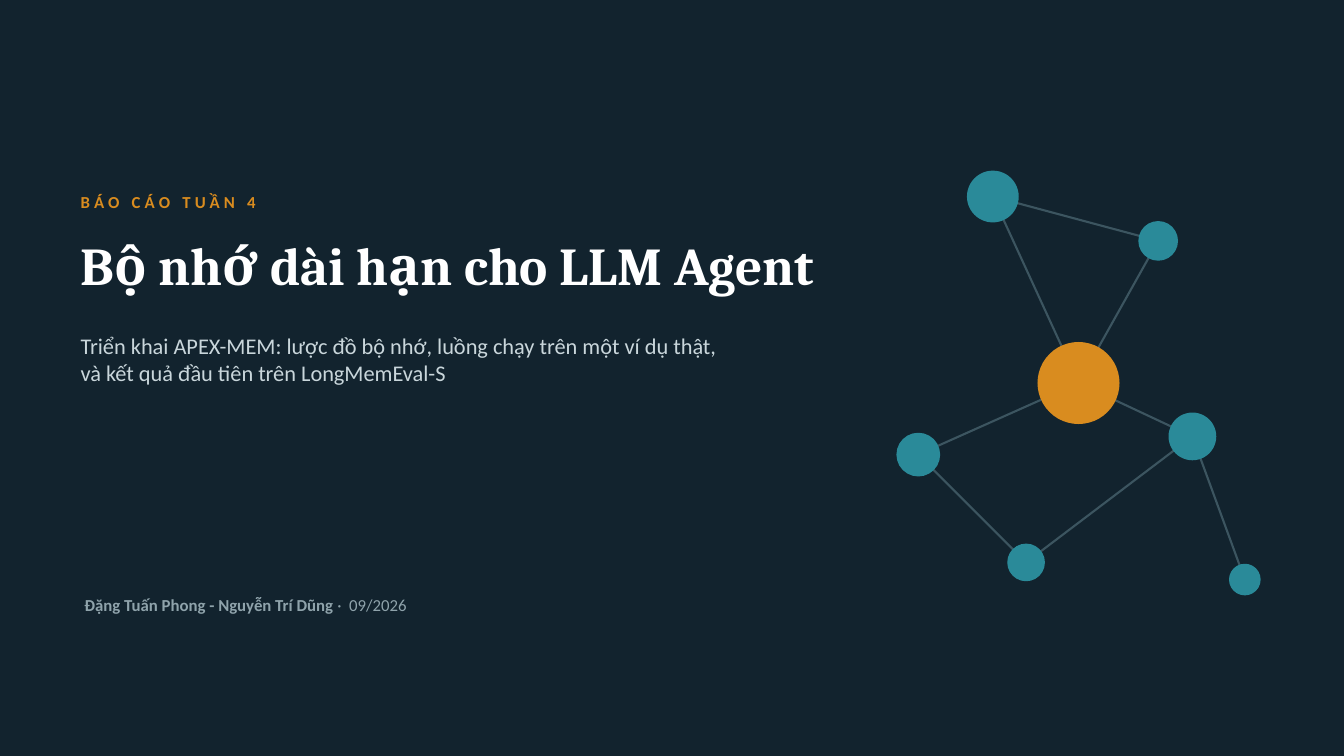
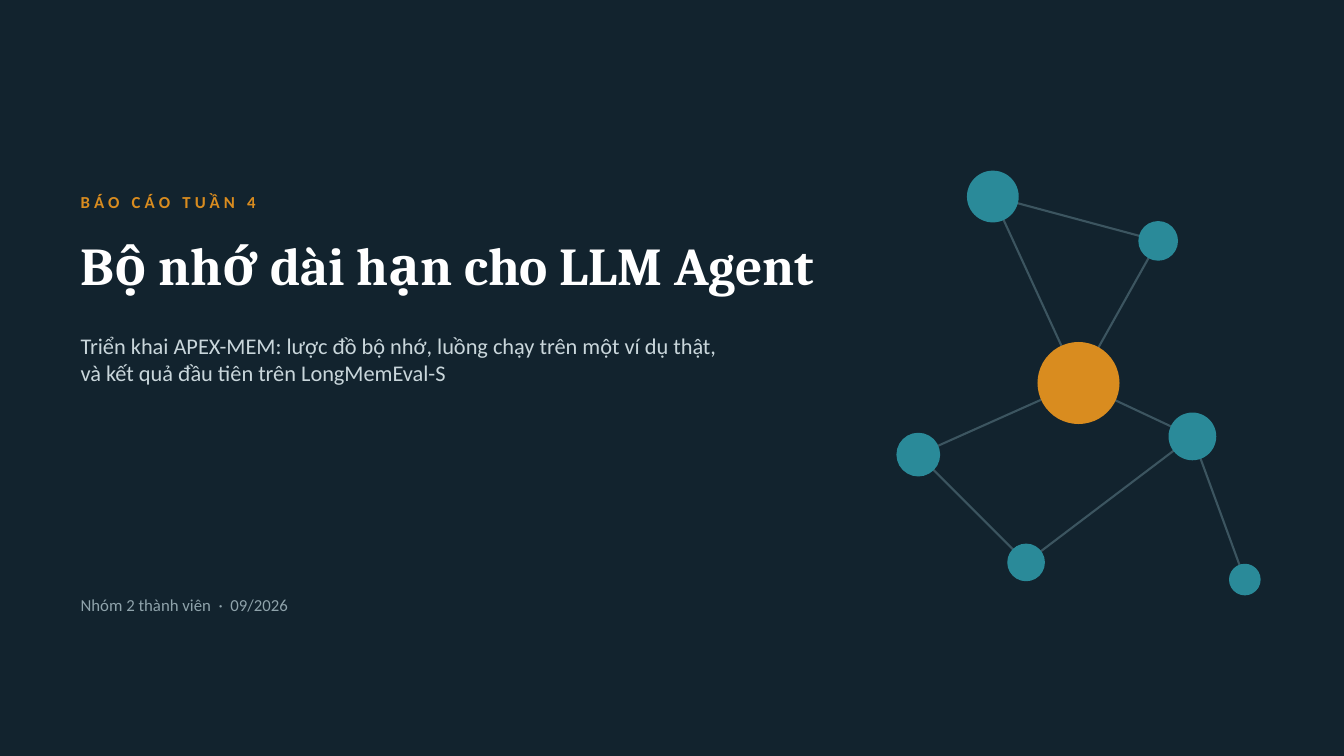
Before and after one commit to Phongdzfk/Samsung-Agent, a slide deck: slide 1 of Tuan 4/bao-cao-tuan4-apexmem.pptx. Drawn at 1344x756 pixels with LibreOffice and Linux fonts; fonts in the diff are those of the drawing. Boxes give left, top, right and bottom in pixels: in the first picture for what was removed or moved away, otherwise in the second. Text is boxed around its words. In the diff, an @@ line names an element or a change of style, - is before the commit and + after.

```diff
--- a/Tuan 4/bao-cao-tuan4-apexmem.pptx
+++ b/Tuan 4/bao-cao-tuan4-apexmem.pptx
@@ text at <box>81,599,287,612</box>: text changed; bold off @@
-Đặng Tuấn Phong - Nguyễn Trí Dũng · 09/2026
+Nhóm 2 thành viên · 09/2026
```
Also in this commit, not shown: 8 other slides changed, 15 other files.
